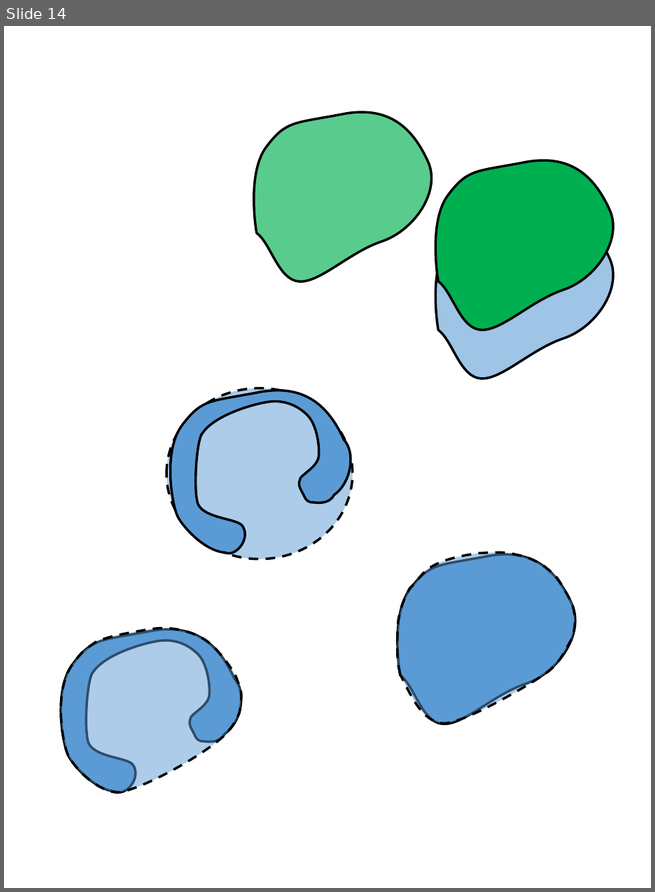
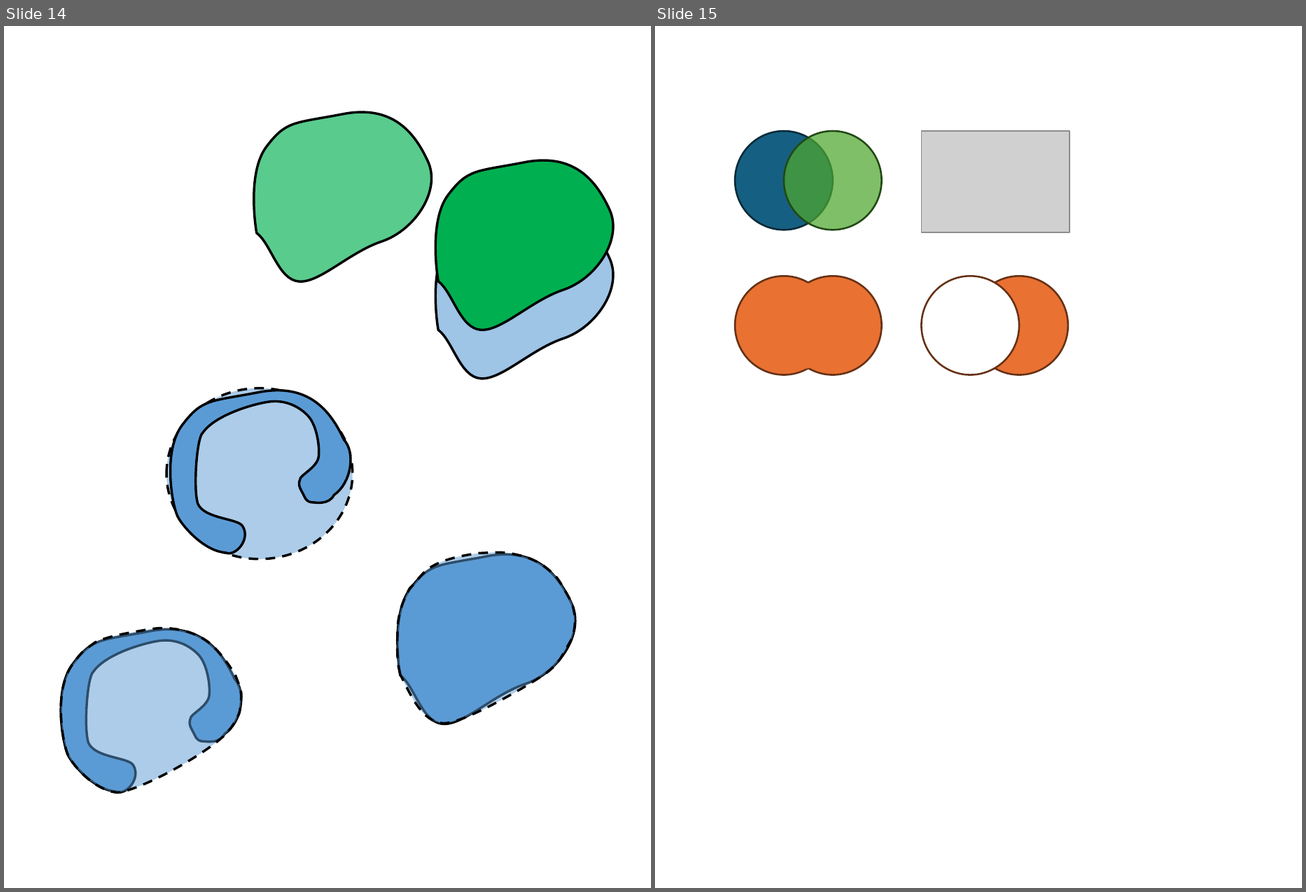
Before and after one commit to GregSal/StructureRelations, a slide deck: src/Images/2D Relations/Relation Images.pptx. Shown side by side, each under a label of ours: slide 14 before the commit, slides 14 and 15 after it. The pictures are 655x892 and 1306x892 pixels, drawn with LibreOffice and Linux fonts; fonts in the diff are those of the drawing; grey boxes stand for pictures. Boxes give left, top, right and bottom in pixels: in the first picture for what was removed or moved away, otherwise in the second. Text is boxed around its words. In the diff, an @@ line names an element or a change of style, - is before the commit and + after.

```diff
--- a/src/Images/2D Relations/Relation Images.pptx
+++ b/src/Images/2D Relations/Relation Images.pptx
@@ slide 15 added at bbox=[655, 26, 1302, 888], background #FFFFFF @@
@@ ellipse added at bbox=[735, 131, 833, 230], fill #156082, outline #092A39 1.5 pt @@
@@ ellipse added at bbox=[784, 131, 881, 230], fill #4EA72E at 72% opacity, outline #224914 1.5 pt @@
@@ picture added at bbox=[922, 131, 1070, 233] @@
@@ ellipse added at bbox=[735, 276, 833, 375], fill #E97132, outline #663216 1.5 pt @@
@@ ellipse added at bbox=[784, 276, 881, 375], fill #E97132, outline #663216 1.5 pt @@
@@ ellipse added at bbox=[922, 276, 1019, 375], fill #FFFFFF, outline #663216 1.5 pt @@
@@ ellipse added at bbox=[970, 276, 1067, 375], fill #E97132, outline #663216 1.5 pt @@
@@ ellipse added at bbox=[751, 283, 848, 369], fill #E97132 @@
```
Also in this commit, not shown: 1 slide removed, 1 other file.
